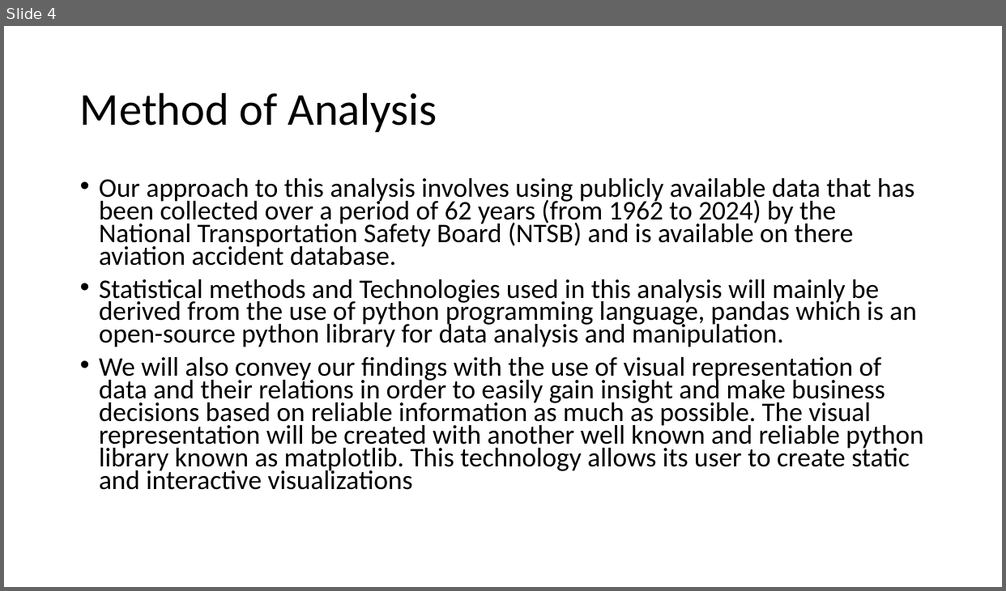
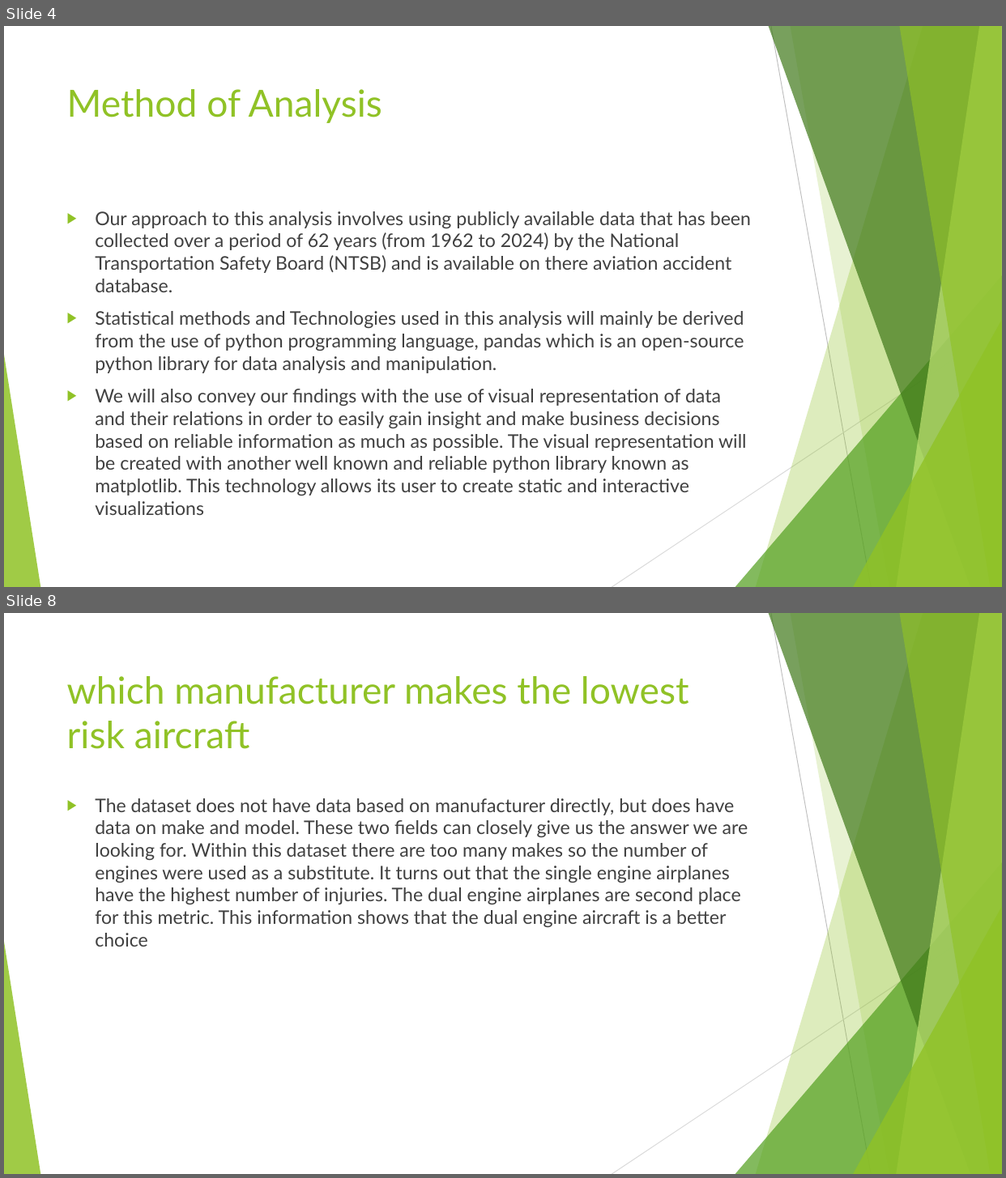
Before and after one commit to rahroy82/Aircraft-analysis, a slide deck: Aircraft risk assessment.pptx. Shown one above the other, each under a label of ours: slide 4 before the commit, slides 4 and 8 after it; the slides between them are not shown. The pictures are 1006x591 and 1006x1178 pixels, drawn with LibreOffice and Linux fonts; fonts in the diff are those of the drawing. Boxes give left, top, right and bottom in pixels: in the first picture for what was removed or moved away, otherwise in the second. Text is boxed around its words. In the diff, an @@ line names an element or a change of style, - is before the commit and + after.

```diff
--- a/Aircraft risk assessment.pptx
+++ b/Aircraft risk assessment.pptx
@@ slide 8 added at box(4, 613, 1002, 1174), background #FFFFFF; not listed: 10 template elements that a slide beside it also shows @@
@@ title added at box(67, 676, 689, 749), 36 pt, text #90C226 @@
+which manufacturer makes the lowest risk aircraft
@@ text added at box(95, 798, 748, 947), 18 pt, text #404040 @@
+▶ The dataset does not have data based on manufacturer directly, but does have data on make and model. These two fields can closely give us the answer we are looking for. Within this dataset there are too many makes so the number of engines were used as a substitute. It turns out that the single engine airplanes have the highest number of injuries. The dual engine airplanes are second place for this metric. This information shows that the dual engine aircraft is a better choice
@@ slide 4 changed as well @@
@@ title "Method of Analysis": place and size @@
-title "Method of Analysis" at box(80, 92, 437, 132)
+title "Method of Analysis" at box(67, 89, 382, 123)
@@ title "Method of Analysis" at box(67, 89, 382, 123): size 44 to 36 pt, font Calibri to Lato, text colour #000000 to #90C226; line spacing 0.9 to 1; vertical alignment middle to top @@
@@ text "Our approach to this analysis ...": place and size @@
-text "Our approach to this analysis ..." at box(99, 178, 923, 490)
+text "Our approach to this analysis ..." at box(95, 211, 751, 515)
@@ text "Our approach to this analysis ..." at box(95, 211, 751, 515): size 25.9 to 18 pt, font Calibri to Lato, text colour #000000 to #404040; bullet • to ▶; line spacing 0.7 to 1 @@
@@ group added at box(4, 26, 1002, 587): 5 freeform shapes, 3 triangles, 2 lines @@
```
Also in this commit, not shown: 3 other slides changed, 8 other slides added, 1 other file.
